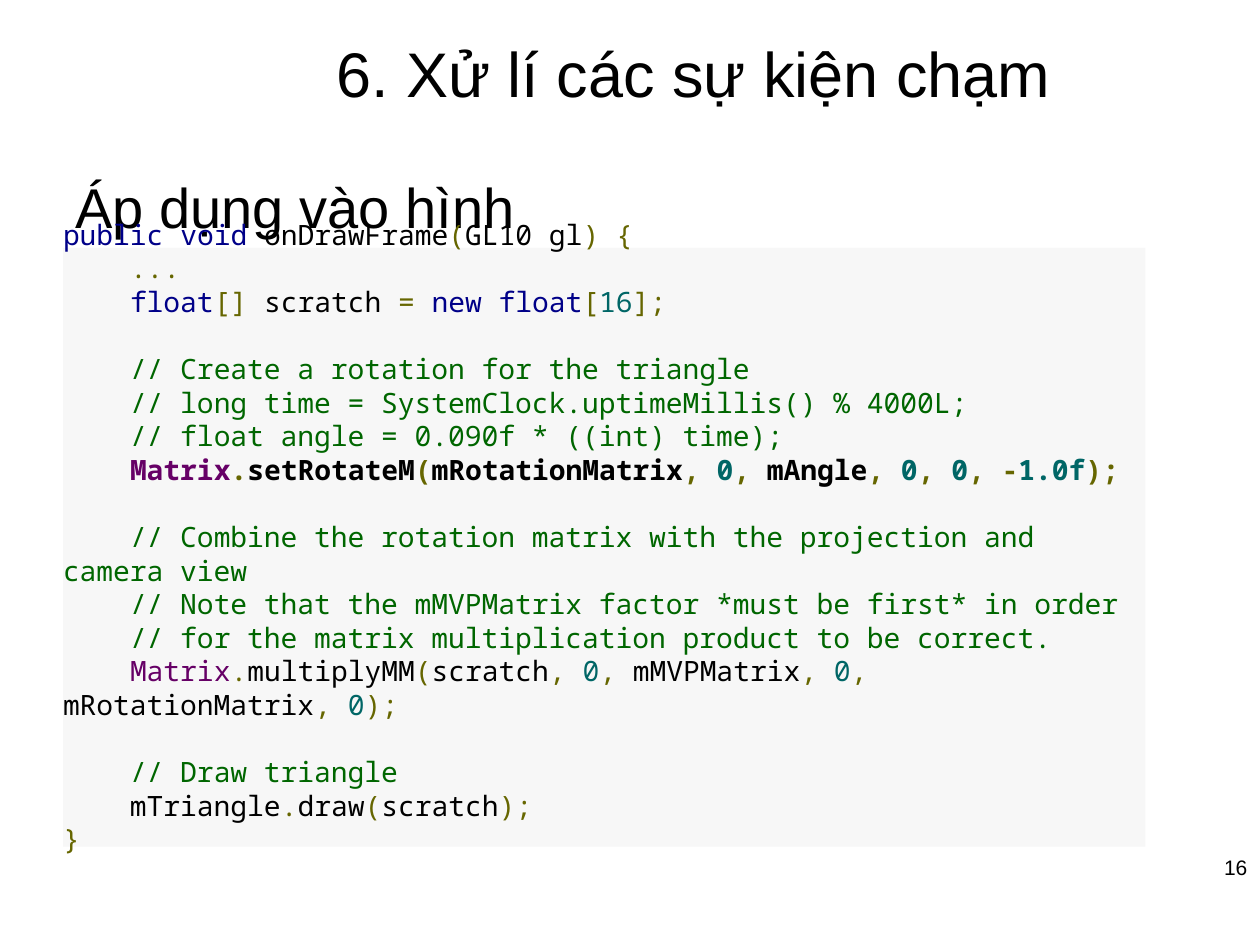
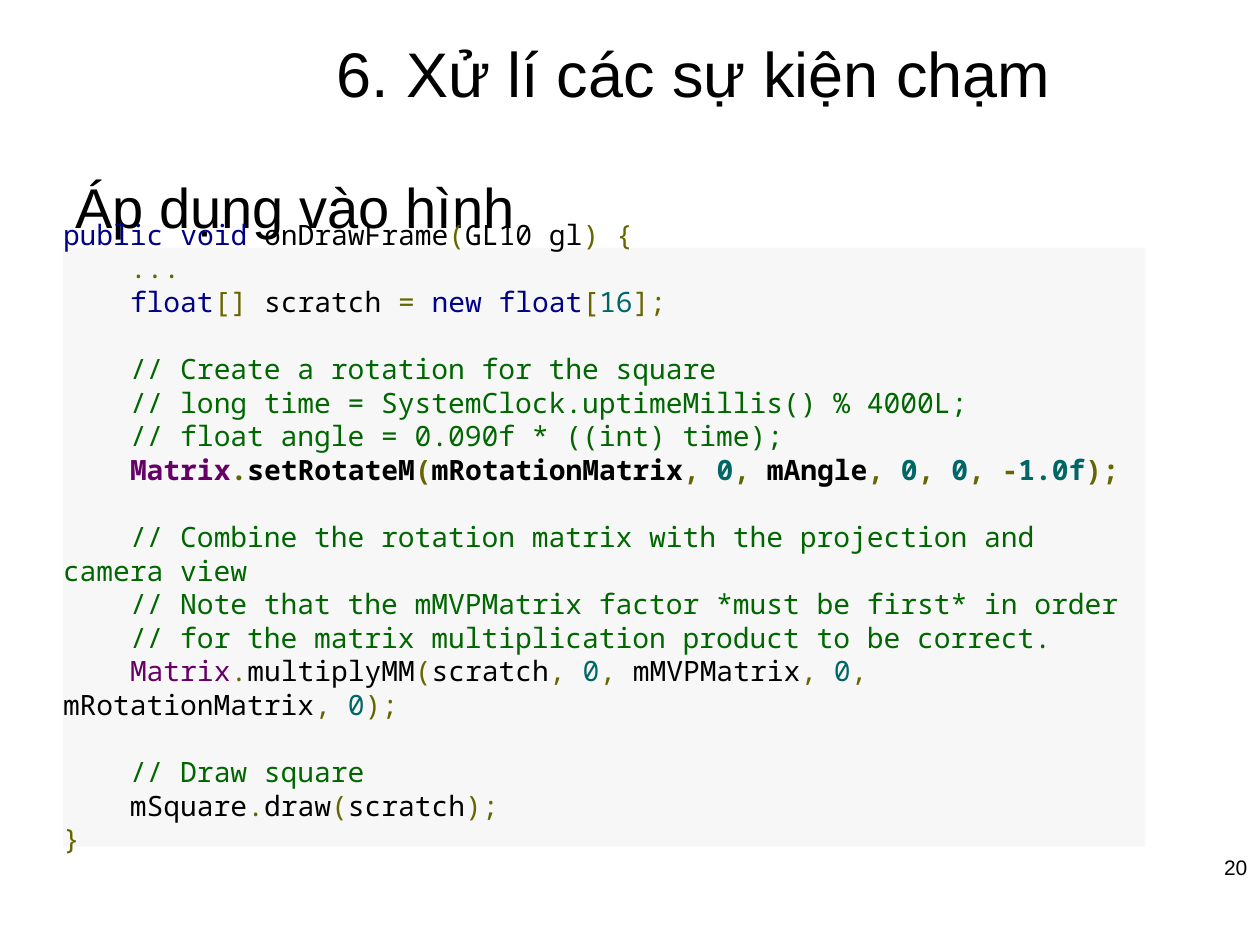
Before and after one commit to CTT535/Mobile_Project_1, a slide deck: slide 20 of Document/SeminarOpenGL.pptx (slide 16 before the commit). Drawn at 1260x945 pixels with LibreOffice and Linux fonts; fonts in the diff are those of the drawing; background and template pictures are left out. Boxes give left, top, right and bottom in pixels: in the first picture for what was removed or moved away, otherwise in the second. Text is boxed around its words. In the diff, an @@ line names an element or a change of style, - is before the commit and + after.

```diff
--- a/Document/SeminarOpenGL.pptx
+++ b/Document/SeminarOpenGL.pptx
@@ text in rectangle at [63,290,1119,823]: text changed @@
-public void onDrawFrame(GL10 gl) {
-...
-float[] scratch = new float[16];
-// Create a rotation for the triangle
-// long time = SystemClock.uptimeMillis() % 4000L;
-// float angle = 0.090f * ((int) time);
-Matrix.setRotateM(mRotationMatrix, 0, mAngle, 0, 0, -1.0f);
-// Combine the rotation matrix with the projection and camera view
-// Note that the mMVPMatrix factor *must be first* in order
-// for the matrix multiplication product to be correct.
-Matrix.multiplyMM(scratch, 0, mMVPMatrix, 0, mRotationMatrix, 0);
-// Draw triangle
-mTriangle.draw(scratch);
-}
+public void onDrawFrame(GL10 gl) {
+...
+float[] scratch = new float[16];
+// Create a rotation for the square
+// long time = SystemClock.uptimeMillis() % 4000L;
+// float angle = 0.090f * ((int) time);
+Matrix.setRotateM(mRotationMatrix, 0, mAngle, 0, 0, -1.0f);
+// Combine the rotation matrix with the projection and camera view
+// Note that the mMVPMatrix factor *must be first* in order
+// for the matrix multiplication product to be correct.
+Matrix.multiplyMM(scratch, 0, mMVPMatrix, 0, mRotationMatrix, 0);
+// Draw square
+mSquare.draw(scratch);
+}
@@ page number at [1224,860,1247,876]: text changed @@
-16
+20
```
Also in this commit, not shown: 10 other slides changed, 6 slides added, 5 other files.
